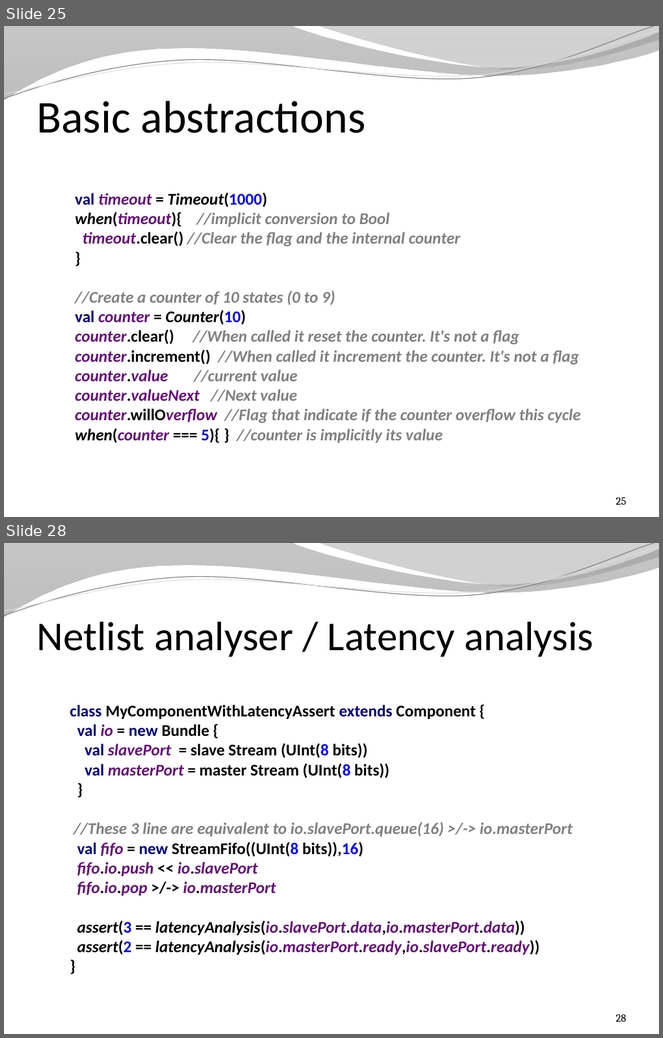
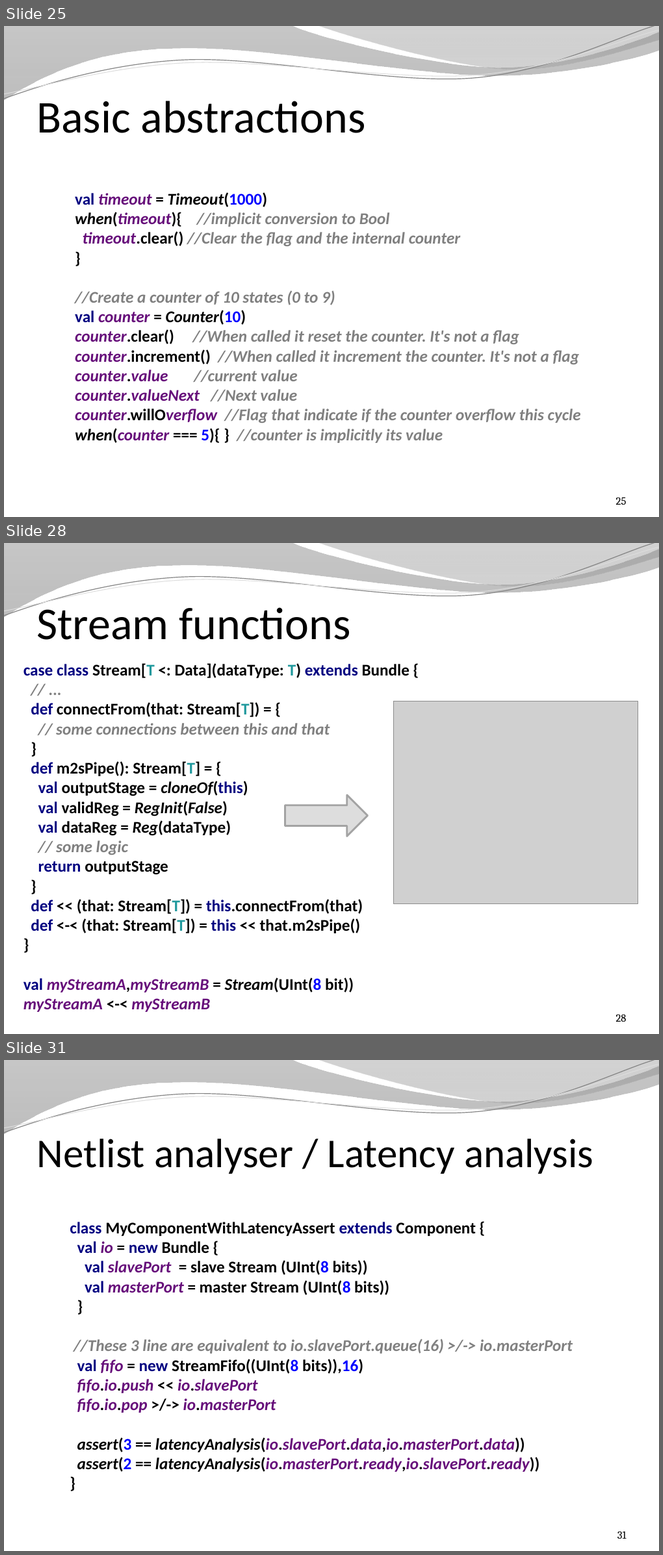
Before and after one commit to SpinalHDL/SpinalDoc, a slide deck: presentation/en/presentation.pptx. Shown one above the other, each under a label of ours: slides 25 and 28 before the commit, slides 25, 28 and 31 after it; the slides between them are not shown. The pictures are 663x1038 and 663x1555 pixels, drawn with LibreOffice and Linux fonts; fonts in the diff are those of the drawing; grey boxes stand for pictures; background and template pictures are left out. Boxes give left, top, right and bottom in pixels: in the first picture for what was removed or moved away, otherwise in the second. Text is boxed around its words. In the diff, an @@ line names an element or a change of style, - is before the commit and + after.

```diff
--- a/presentation/en/presentation.pptx
+++ b/presentation/en/presentation.pptx
@@ slide 28 added at <box>4,543,659,1034</box>, background picture (left out); not listed: 4 template elements that a slide beside it also shows @@
@@ title added at <box>36,601,350,640</box>, 50 pt, text #000000 @@
+Stream functions
@@ text added at <box>24,663,410,1012</box>, 18 pt, text #000000, bold @@
+case class Stream[T <: Data](dataType: T) extends Bundle {
+// ...
+def connectFrom(that: Stream[T]) = {
+// some connections between this and that
+}
+def m2sPipe(): Stream[T] = {
+val outputStage = cloneOf(this)
+val validReg = RegInit(False)
+val dataReg = Reg(dataType)
+// some logic
+return outputStage
+}
+def << (that: Stream[T]) = this.connectFrom(that)
+def <-< (that: Stream[T]) = this << that.m2sPipe()
+}
+val myStreamA,myStreamB = Stream(UInt(8 bit))
+myStreamA <-< myStreamB
@@ picture added at <box>393,701,638,904</box> @@
@@ right arrow added at <box>285,795,367,837</box>, fill #DDDDDD, outline #A3A3A3 2 pt @@
@@ page number added at <box>616,1014,627,1022</box>, 12 pt, text #000000 @@
+28
@@ what was slide 28 is now slide 31 @@
@@ page number at <box>618,1531,627,1539</box>: text changed @@
-28
+31
```
Also in this commit, not shown: 2 slides changed, 3 other slides added, 1 other file.
